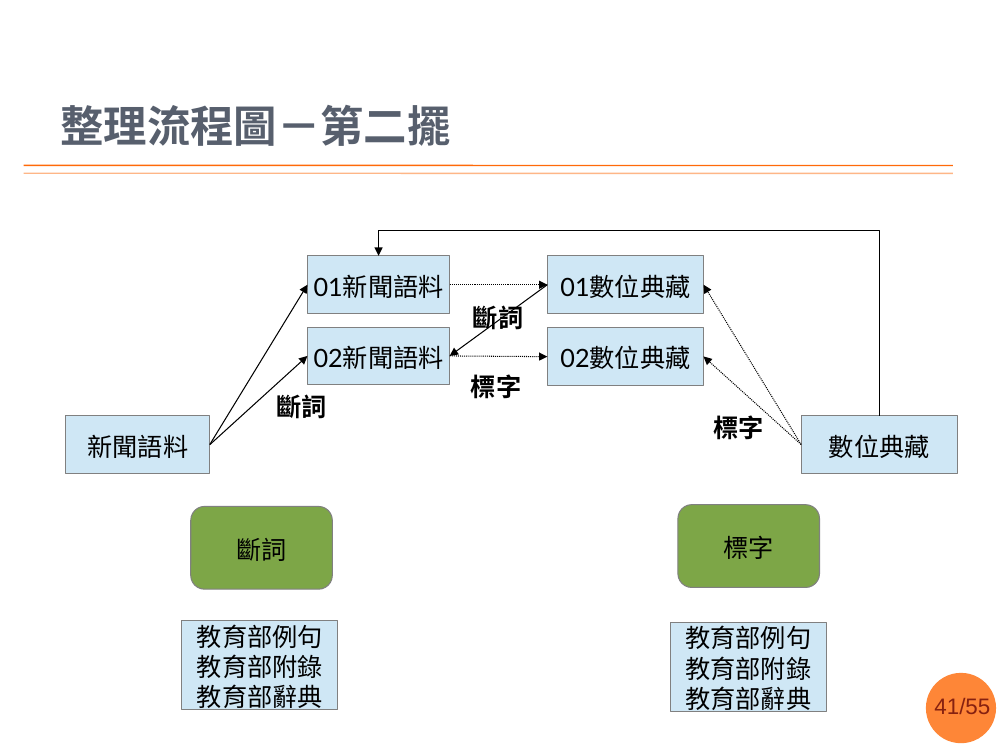
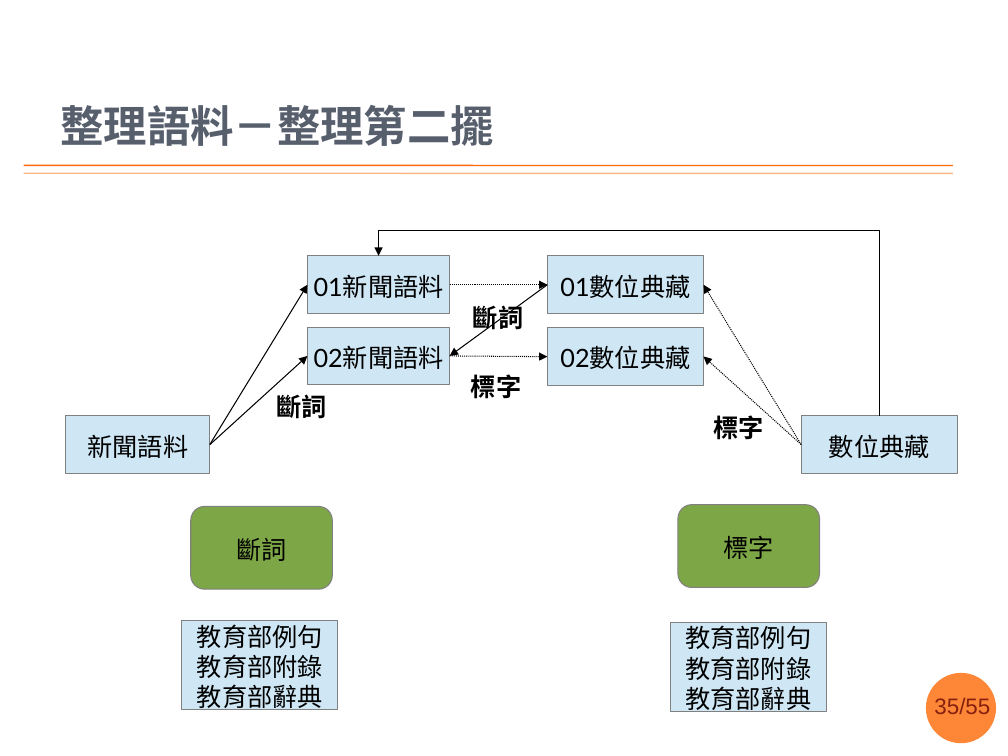
Before and after one commit to sih4sing5hong5/po3-ko3_tau5-iann2-phinn3, a slide deck: slide 35 of 翻譯報告.pptx (slide 41 before the commit). Drawn at 1008x756 pixels with LibreOffice and Linux fonts; fonts in the diff are those of the drawing; background and template pictures are left out. Boxes give left, top, right and bottom in pixels: in the first picture for what was removed or moved away, otherwise in the second. Text is boxed around its words. In the diff, an @@ line names an element or a change of style, - is before the commit and + after.

```diff
--- a/翻譯報告.pptx
+++ b/翻譯報告.pptx
@@ title at [60,105,494,146]: text changed @@
-整理流程圖－第二擺
+整理語料－整理第二擺
@@ page number at [934,698,990,714]: text changed @@
-41/55
+35/55
```
Also in this commit, not shown: 11 other slides changed, 7 slides added.
